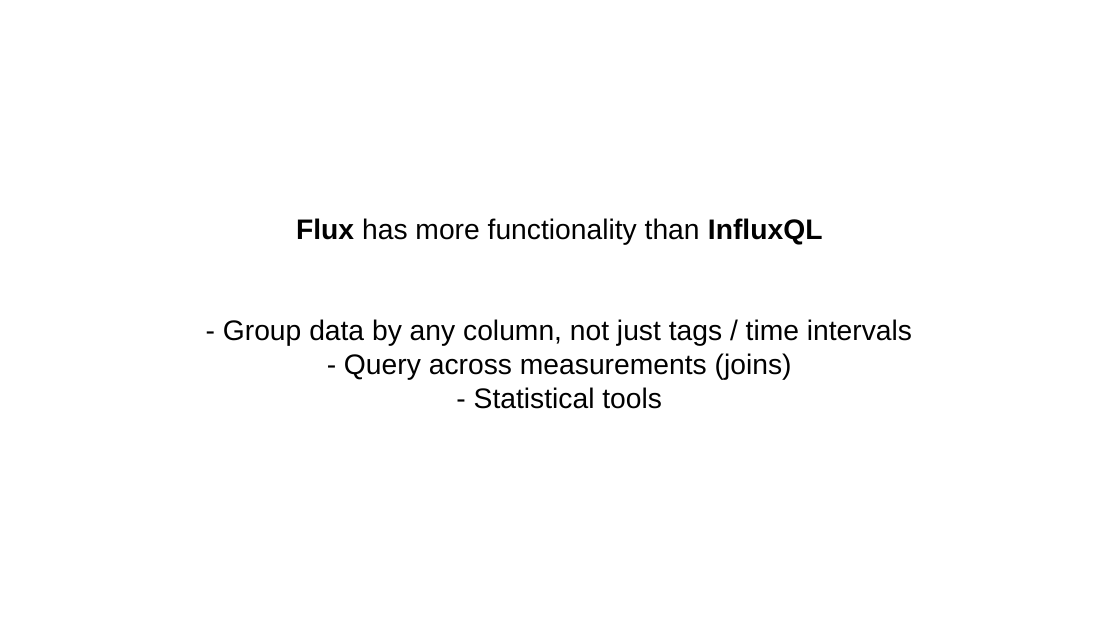
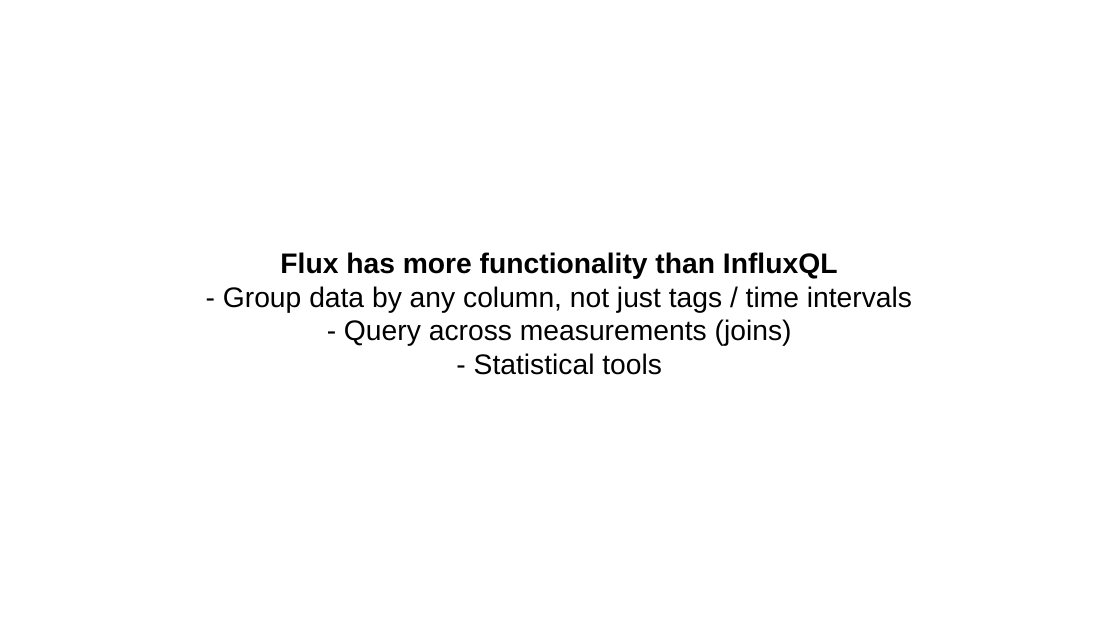
Before and after one commit to skrabbenborg/nosql-talk, a slide deck: slide 27 of presentation/presentation.pptx. Drawn at 1120x630 pixels with LibreOffice and Linux fonts; fonts in the diff are those of the drawing; background and template pictures are left out. Boxes give left, top, right and bottom in pixels: in the first picture for what was removed or moved away, otherwise in the second. Text is boxed around its words. In the diff, an @@ line names an element or a change of style, - is before the commit and + after.

```diff
--- a/presentation/presentation.pptx
+++ b/presentation/presentation.pptx
@@ text at [223, 252, 912, 312]: text changed @@
-Flux has more functionality than InfluxQL
-- Group data by any column, not just tags / time intervals
+Flux has more functionality than InfluxQL
+- Group data by any column, not just tags / time intervals
```
Also in this commit, not shown: 1 other slide changed, 1 slide added, 1 slide removed.
